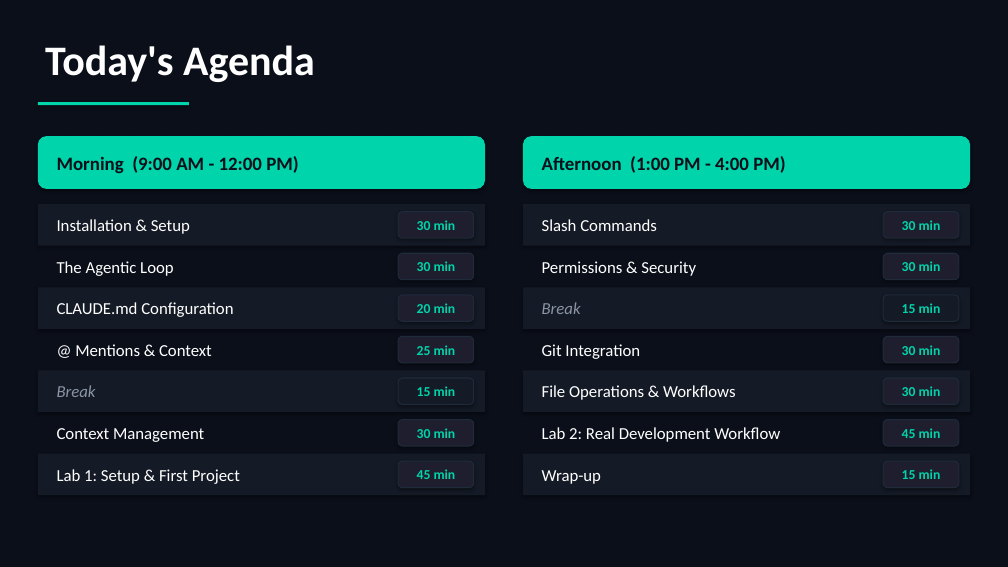
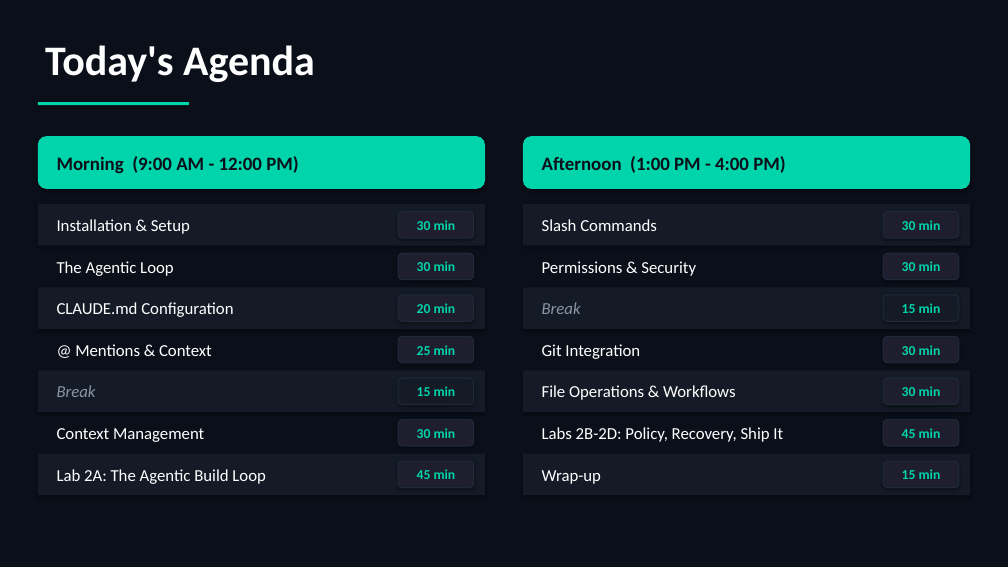
Before and after one commit to scottrhay/AIA-ClaudeCopilot, a slide deck: slide 2 of slides/Day2_Claude_Code_Fundamentals.pptx. Drawn at 1008x567 pixels with LibreOffice and Linux fonts; fonts in the diff are those of the drawing. Boxes give left, top, right and bottom in pixels: in the first picture for what was removed or moved away, otherwise in the second. Text is boxed around its words. In the diff, an @@ line names an element or a change of style, - is before the commit and + after.

```diff
--- a/slides/Day2_Claude_Code_Fundamentals.pptx
+++ b/slides/Day2_Claude_Code_Fundamentals.pptx
@@ text at (x1=542, y1=427, x2=783, y2=442): text changed @@
-Lab 2: Real Development Workflow
+Labs 2B-2D: Policy, Recovery, Ship It
@@ text at (x1=57, y1=469, x2=266, y2=484): text changed @@
-Lab 1: Setup & First Project
+Lab 2A: The Agentic Build Loop
```
Also in this commit, not shown: 3 other slides changed.
